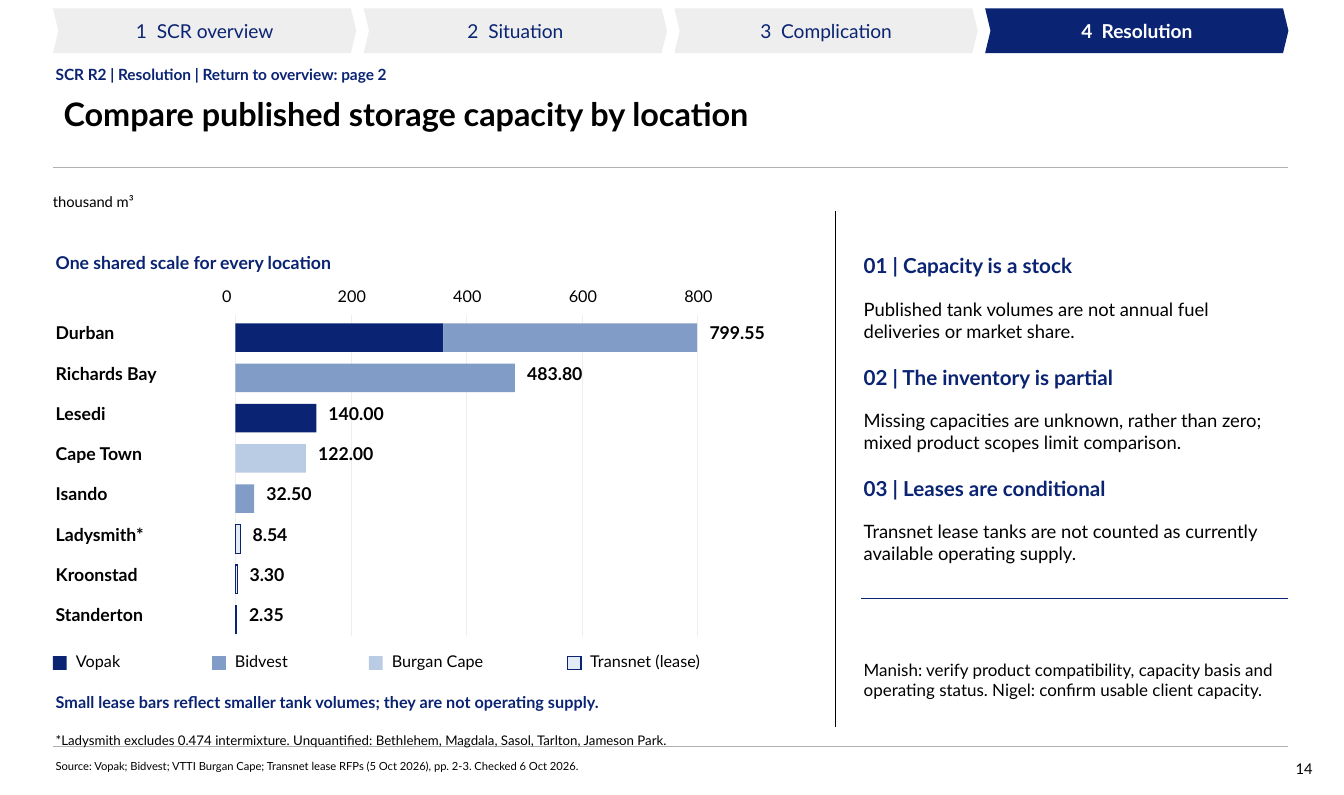
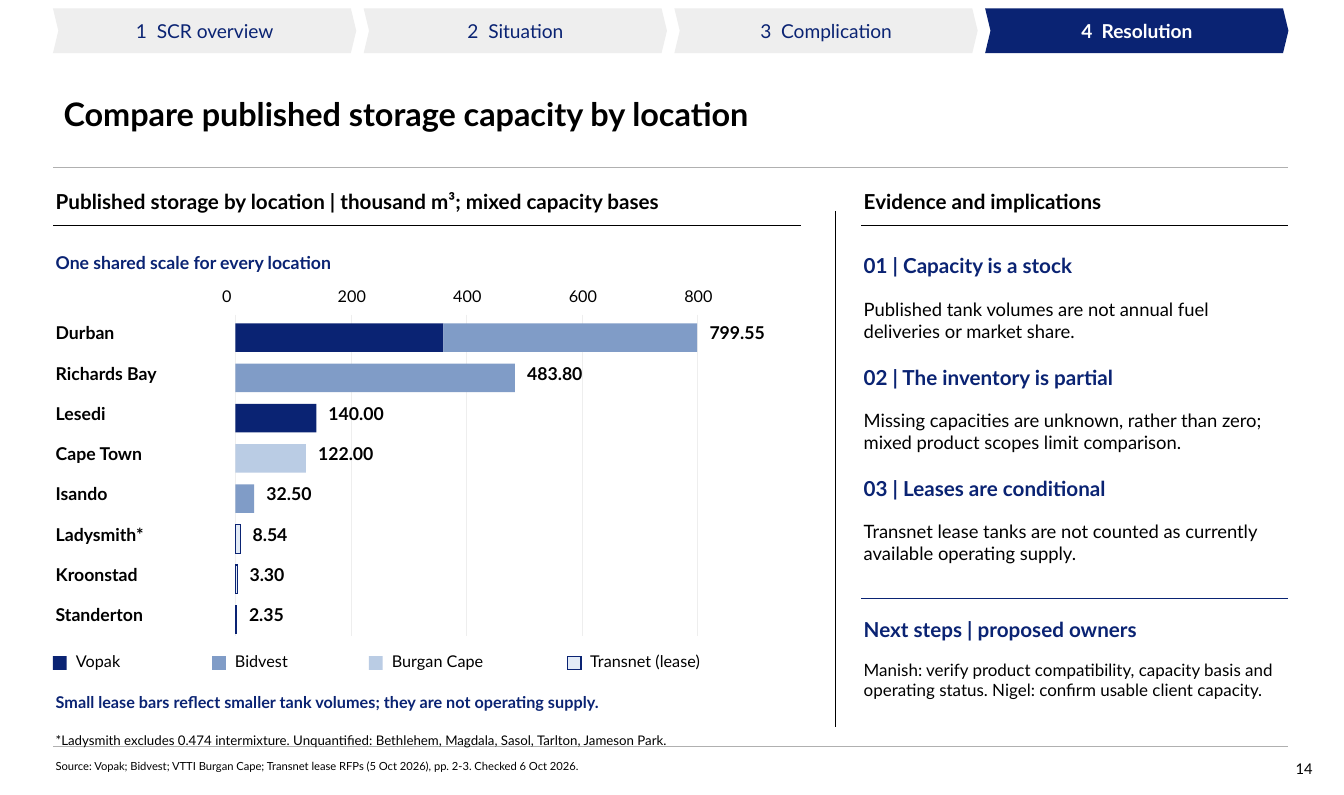
Before and after one commit to Africa-International-Advisors/liquid_fuels_model, a slide deck: slide 14 of pptx/output/delivered/Vopak_Week1_Analytical_Pack_2026_10_06.pptx. Drawn at 1344x795 pixels with LibreOffice and Linux fonts; fonts in the diff are those of the drawing; background and template pictures are left out. Boxes give left, top, right and bottom in pixels: in the first picture for what was removed or moved away, otherwise in the second. Text is boxed around its words. In the diff, an @@ line names an element or a change of style, - is before the commit and + after.

```diff
--- a/pptx/output/delivered/Vopak_Week1_Analytical_Pack_2026_10_06.pptx
+++ b/pptx/output/delivered/Vopak_Week1_Analytical_Pack_2026_10_06.pptx
@@ text removed at [56, 68, 387, 83] @@
-SCR R2 | Resolution | Return to overview: page 2
@@ text removed at [53, 195, 134, 207] @@
-thousand m³
@@ text added at [56, 192, 658, 213], 14 pt, text #000000, bold @@
+Published storage by location | thousand m³; mixed capacity bases
@@ text added at [864, 193, 1101, 213], 14 pt, text #000000, bold @@
+Evidence and implications
@@ line added from (53, 226) to (801, 226), #000000 0.65 pt @@
@@ line added from (861, 226) to (1289, 226), #000000 0.65 pt @@
@@ text added at [864, 621, 1137, 641], 14 pt, text #0A2373, bold @@
+Next steps | proposed owners
```
Also in this commit, not shown: 13 other slides changed, 7 other files.
